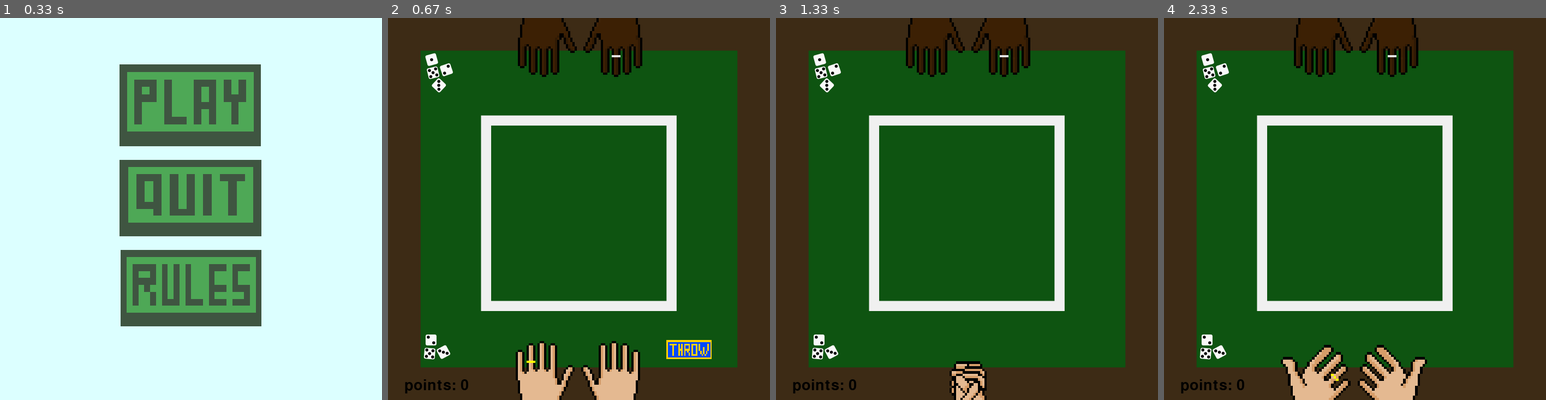
Above: before the commit, frames 1-4 (left to right).
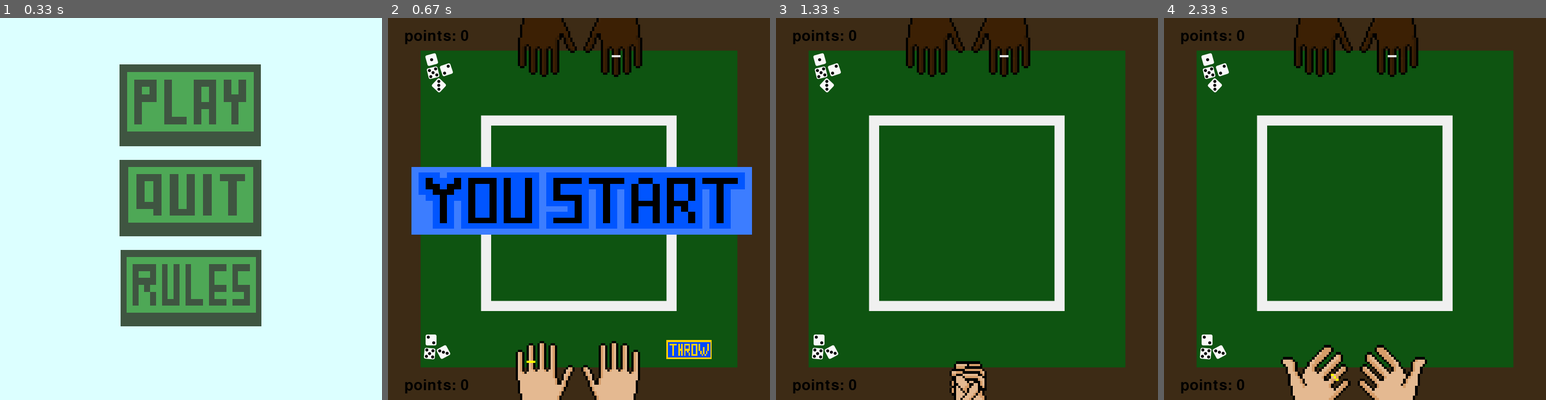
Above: after the commit, the same moments.

Repository: HellusJ/PRG-zaverecnaprace_pygame
Game: pygame game, started from python.py
The game is run twice, just before and just after one commit, with the same random seed, the same clock (stepped at 60 frames per second) and the same inputs.
Inputs (mouse positions are in pixels of both pictures, inside the frame that each line leads up to):
- Up to frame 1 (0.33 s): no input
- Up to frame 2 (0.67 s): click (582, 105) at 0.38 s
- Up to frame 3 (1.33 s): click (1104, 369) at 0.75 s
- Up to frame 4 (2.33 s): no input

Frame 1 is identical in both runs. In frame 2, 16% of the frame differs, in the area x 4-96%, y 3-57%; in frame 3, 0.2%; in frame 4, 0.2%.

Commit message:
musim udelat tr dvojice no a pak uz jen nakopirovat pocitani bodu k souperi a mam zhruba hotovo

Diff:
--- a/obrazky.py
+++ b/obrazky.py
@@ -54,3 +54,8 @@
 
 animace_ruce = [ruce_shaking_1,ruce_Shaking_2,ruce_shaking_1,ruce_Shaking_2,ruce_shaking_1,ruce_Shaking_2, ruce_shaking_1, ruce_throw, ruce_throw, ruce]
 kostky = [kostka1,kostka2,kostka3,kostka4,kostka5,kostka6]
+
+#signs
+youstart = pygame.transform.scale(pygame.image.load("youstart_sign.png"), (650, 310))
+youstart_rect = rules1.get_rect()
+youstart_rect.topleft = (30, 200)
--- a/python.py
+++ b/python.py
@@ -9,16 +9,12 @@
 screen = pygame.display.set_mode((700, 700))
 pygame.display.set_caption("Kostky")
 
-
-
 #funkce
 def napis(text,font_size,x,y):
     vykres = pygame.font.SysFont(None, font_size).render(text, True, textcolor)
     screen.blit(vykres, (x,y))
 
 souradnice = [(350,700),(350,700),(350,700),(350,700),(350,700),(350,700),(350,700),(350,700),(350,700),(350,700)]
-
-
 
 #menu
 def menu():
@@ -59,16 +55,29 @@
         pygame.time.delay(60)
 
 #HRA
+start = time.time()
+
+show_picture = False
 
 hod = []
 def hra():
+
     global players_points
     players_points = 0
+    global pc_points
+    pc_points = 0
+
     while True:
+
         screen.blit(pozadi, (0, 0))
         screen.blit(ruce, (210,580))
         screen.blit(ruce_opp, (210, 0))
         screen.blit(throwbutton, throwbutton_rect)
+
+        cas = time.time()
+
+        if not show_picture and cas - start < 2:
+            screen.blit(youstart, youstart_rect)
 
         for event in pygame.event.get():
             if event.type == pygame.QUIT:
@@ -77,7 +86,6 @@
                 if throwbutton_rect.collidepoint(event.pos):
 
                     animace_ruk()
-                    napis(f"points: {players_points}",40,30,660)
 
                     for i in range(6):
                         losovani = random.choice(kostky)
@@ -163,9 +171,18 @@
                     if pocet_sestek == 6:
                         players_points = players_points + (6 * 800)
 
+                    #postupka
+                    postupka = set(kostky)
+                    porovnani = set(hod)
+                    if postupka == porovnani:
+                        players_points += 1500
+
+                    #tridvojice
+
                     hod.clear()
 
         napis(f"points: {players_points}",40,30,660)
+        napis(f"points: {pc_points}", 40,30,20)
         pygame.display.flip()
         pygame.time.delay(60)
 
@@ -176,6 +193,7 @@
         screen.blit(pozadi,(0,0))
         screen.blit(ruce_opp,(210, 0))
         napis(f"points: {players_points}",40,30,660)
+        napis(f"points: {pc_points}", 40,30,20)
         snimek_rect = snimek.get_rect()
         snimek_rect.midbottom = (x, y)
         screen.blit(snimek, snimek_rect)
